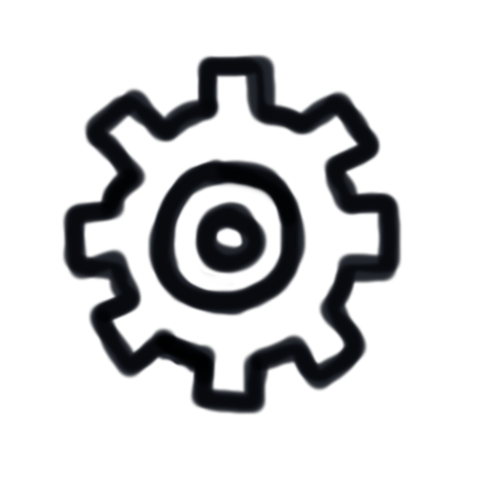
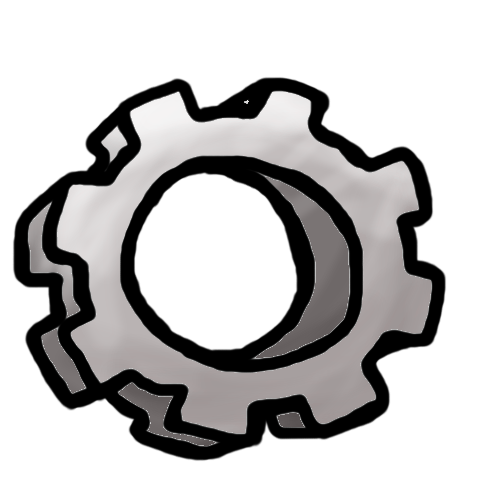
Layered file, before and after one edit (500×500). Changes by layer:
removed layer "Layer" over [left=61, top=53, right=403, bottom=416]
added layer "TryAgain copy #1" above "TryAgain copy" over [left=12, top=76, right=447, bottom=462]
added layer "TryAgain copy" above "TryAgain" over [left=12, top=76, right=447, bottom=462]
added layer "TryAgain" above "Background" over [left=12, top=76, right=447, bottom=462]
